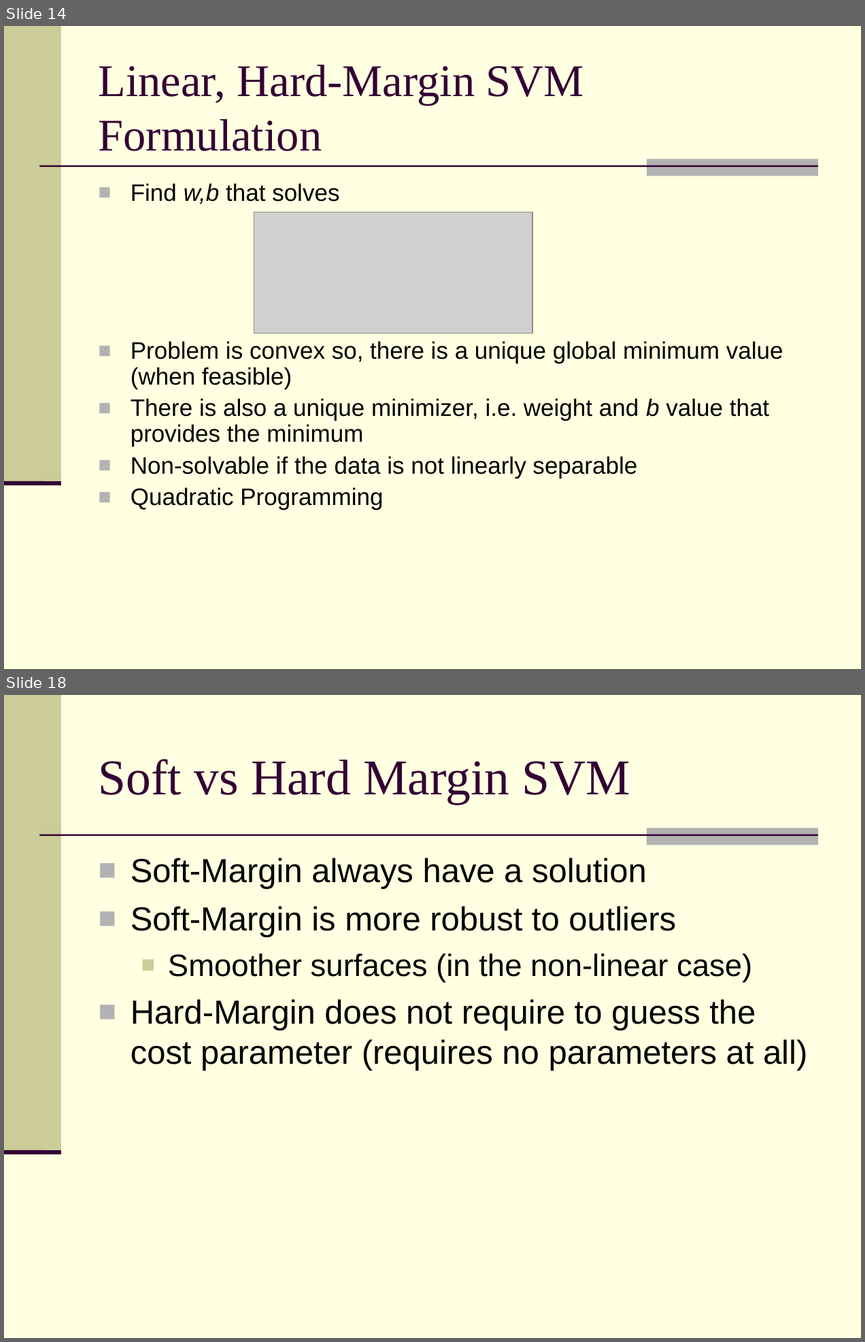
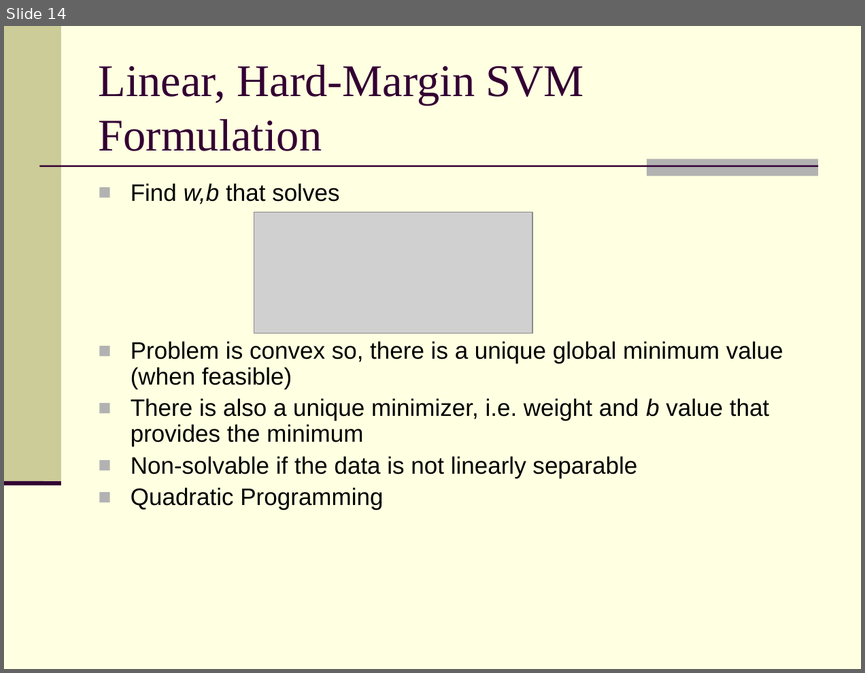
Before and after one commit to clickwise/user_click, a slide deck: docs/Introduction to Machine Learning.ppt. Shown one above the other, each under a label of ours: slides 14 and 18 before the commit, slide 14 after it; the slides between them are not shown. The pictures are 865x1342 and 865x673 pixels, drawn with LibreOffice and Linux fonts; fonts in the diff are those of the drawing; grey boxes stand for pictures. Boxes give left, top, right and bottom in pixels: in the first picture for what was removed or moved away, otherwise in the second. Text is boxed around its words. In the diff, an @@ line names an element or a change of style, - is before the commit and + after.

```diff
--- a/docs/Introduction to Machine Learning.ppt
+++ b/docs/Introduction to Machine Learning.ppt
@@ slide 18 removed at box(4, 695, 861, 1338), background #FFFFE1; not listed: 4 template elements that a slide beside it also shows @@
@@ title removed at box(99, 759, 630, 804) @@
-Soft vs Hard Margin SVM
@@ text removed at box(130, 858, 807, 1070) @@
-■ Soft-Margin always have a solution
-■ Soft-Margin is more robust to outliers
-  ■ Smoother surfaces (in the non-linear case)
-■ Hard-Margin does not require to guess the cost parameter (requires no parameters at all)
```
Also in this commit, not shown: 2 slides changed, 5 slides added, 21 other slides removed.
